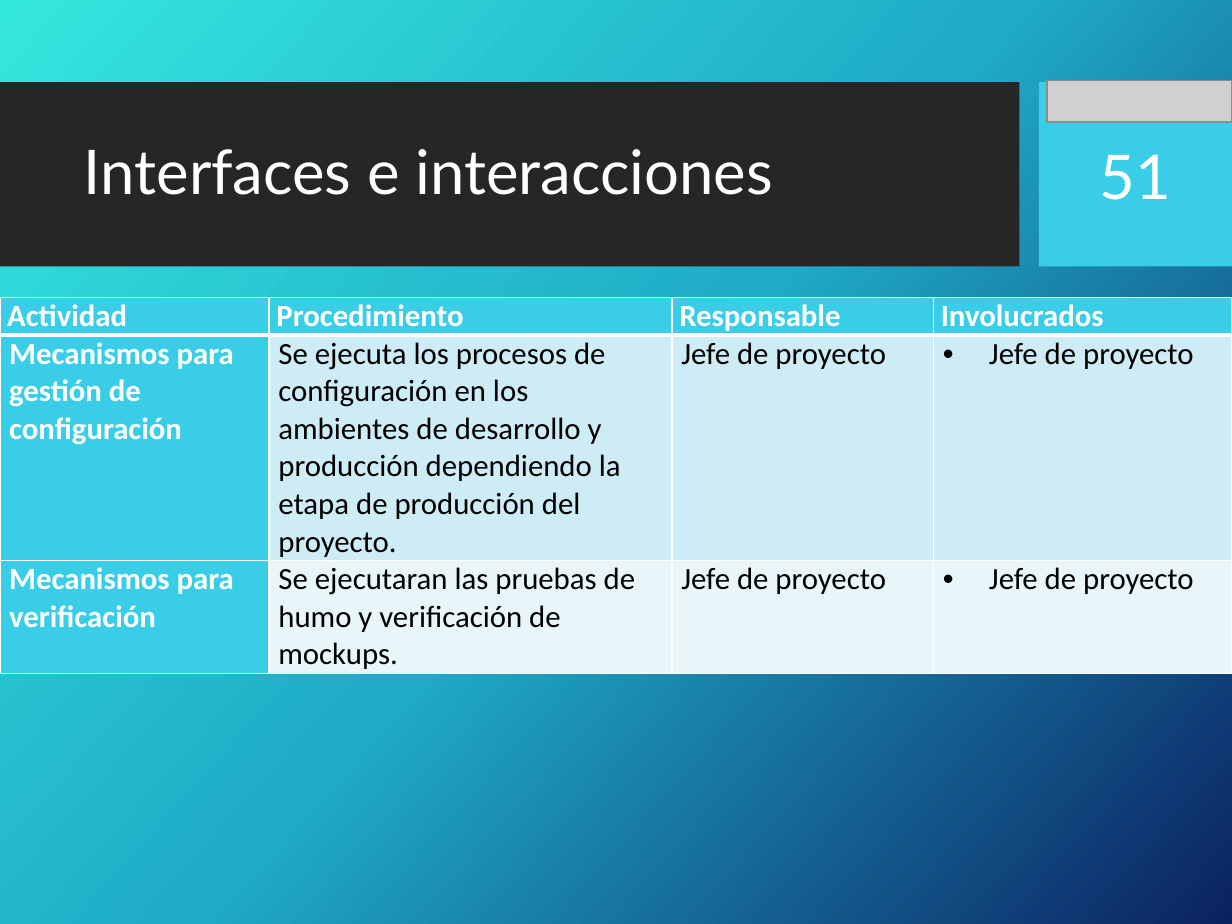
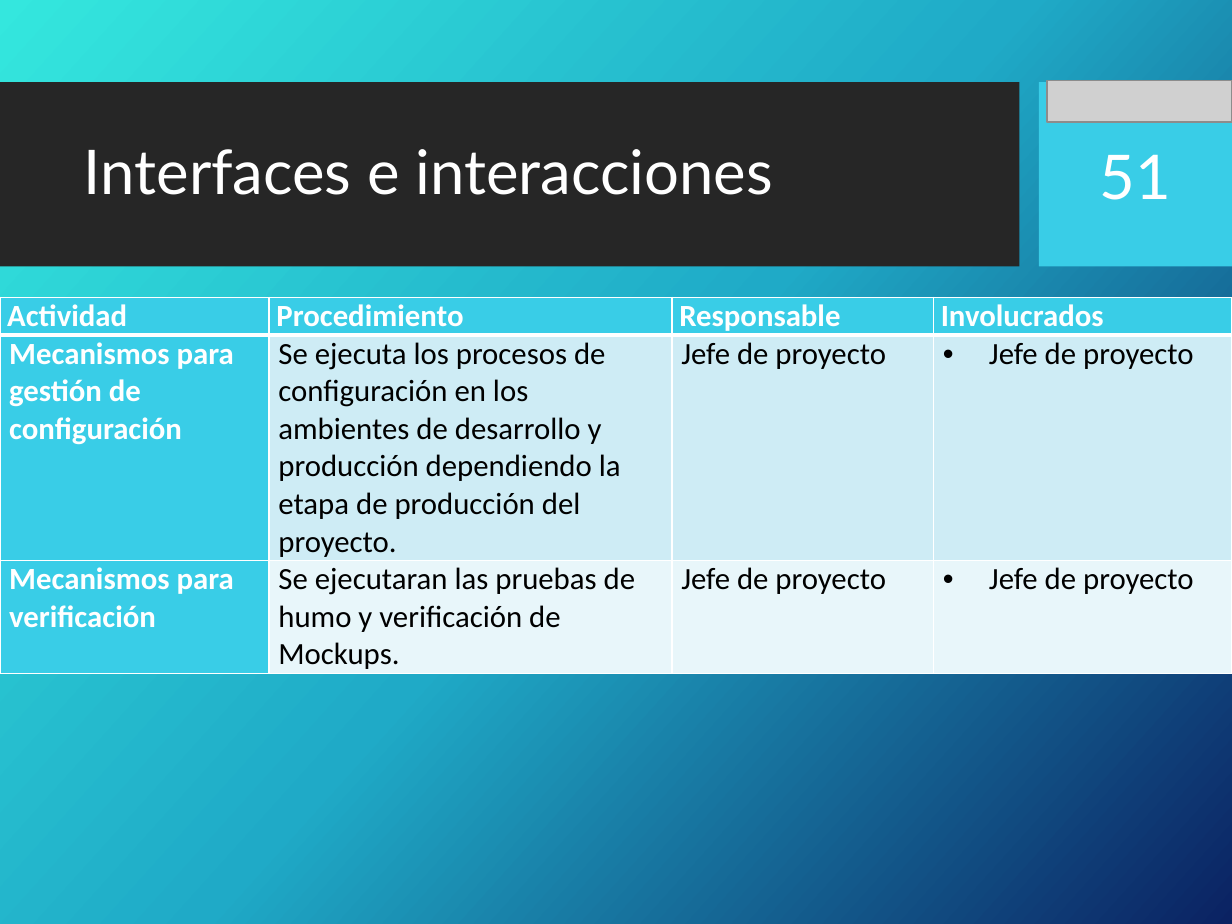
Before and after one commit to portafolio2016/hipocrates, a slide deck: slide 51 of docs/plan-de-proyecto/ppt-iteracion1.pptx. Drawn at 1232x924 pixels with LibreOffice and Linux fonts; fonts in the diff are those of the drawing; grey boxes stand for pictures; background and template pictures are left out. Boxes give left, top, right and bottom in pixels: in the first picture for what was removed or moved away, otherwise in the second. Text is boxed around its words. In the diff, an @@ line names an element or a change of style, - is before the commit and + after.

```diff
--- a/docs/plan-de-proyecto/ppt-iteracion1.pptx
+++ b/docs/plan-de-proyecto/ppt-iteracion1.pptx
@@ table at [0, 297, 1232, 673] @@
-row 3, column 2: Se ejecutaran las pruebas de humo y verificación de mockups.
+row 3, column 2: Se ejecutaran las pruebas de humo y verificación de Mockups.
```
Also in this commit, not shown: 1 other slide changed, 9 slides added, 2 slides removed.
